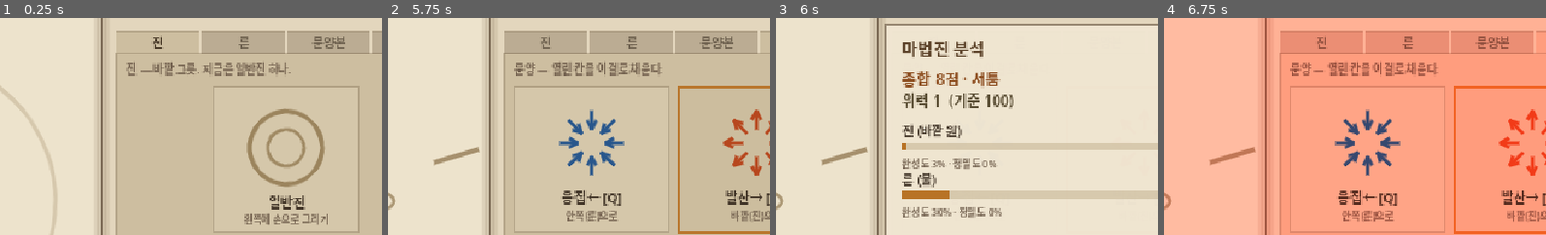
Above: before the commit, frames 1-4 (left to right).
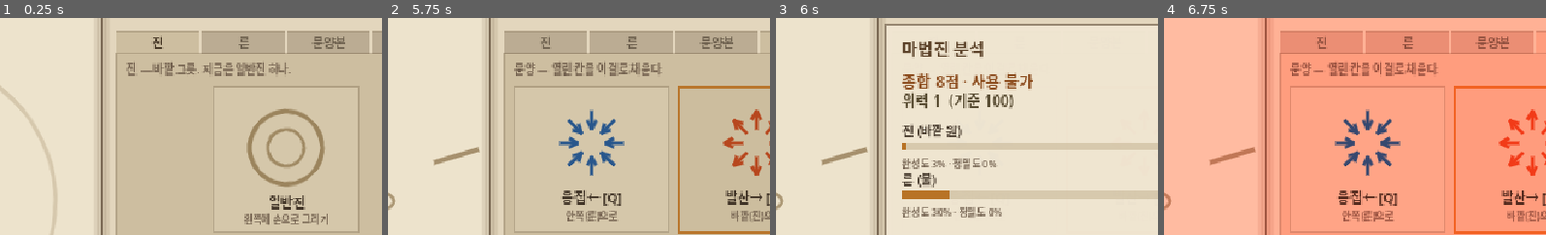
Above: after the commit, the same moments.

Repository: djgnfj-svg/tockbon
Game: Godot game, scene res://tests/test_ring_forge_panel.tscn
Same seed, same stepped clock (60 frames per second), same inputs: the game is played once before the commit and once after it. This scene is started directly instead of the project's main scene.
Inputs (mouse positions are % of the whole screen's width and height, from its top left):
- Up to frame 1 (0.25 s): no input
- Up to frame 2 (5.75 s): tap Enter at 0.5, 2.75, 4.25 s; drag from (26, 45) to (61, 28) at 0.52 s; click "다음 ▶" at 1.25 s; tap Space at 2, 3.5, 4.52 s; drag from (75, 43) to (46, 70) at 2.02 s; move the mouse to (61, 28) at 2.77 s; hold D (move_right) 2.78-3.5 s; hold Ctrl 2.78-3.5 s; drag from (46, 70) to (20, 35) at 3.52 s; move the mouse to (81, 65) at 4.27 s; hold A (move_left) 4.28-5 s; tap Alt at 4.35 s; click "문양 그리기 ▶" at 5 s
- Up to frame 3 (6 s): click "✓ 맺기 (분석)" at 5.75 s
- Up to frame 4 (6.75 s): click "마력 주입" at 6.5 s
The pictures show only the part of the screen within x 37-87%, y 3-53%; the shares and areas given below are measured in that part.

Frames 1-2 are identical in both runs. In frame 3, 1.3% of the frame differs, in the area x 32-68%, y 24-34%; in frame 4, nothing differs.

Commit message:
feat(core): 등급을 펑 기준선과 하나로 — 65 이하=사용 불가 · 100=퍼펙트
세션 23의 등급은 점수가 아무것도 안 하던 시절 숫자(55/75)를 채점기가 따로
쥐고 있어, 「무난」(55~75)이 펑 기준선 0.65를 걸쳤다 — 같은 "무난"이 61점이면
터지고 70점이면 견뎠다. 등급이 거짓말한 게 아니라 진실이 두 개였다.

새 구간(사용자 확정): 65 이하 사용 불가 · 65~75 무난 · 75~85 평타 ·
85~95 괜찮음 · 95~100 완벽 · 100 퍼펙트(금색 ★ 강조).

등급 규칙을 trace_scorer → core/ring_power.gd로 옮겼다. 최하단이 곧 펑
기준선이라, 65를 상수로 베끼면 balance만 바꿨을 때 방금 고친 어긋남이 그대로
재발한다. grade_of는 숫자를 안 보고 is_stable()을 그대로 부른다 — 두 경계는
한 값이지 두 값이 아니다. (채점기는 "얼마나 잘 그렸나"만 잰다.)

퍼펙트(0.995)는 표시 반올림과 묶었다 — 리포트가 round(점수×100)을 찍으므로
이 값이 곧 "화면에 100으로 뜨는 순간"이다. 올리면 100점인데 「완벽」이 된다.
UI는 is_perfect()로 강조 — 이름을 == 비교하면 이름 바뀔 때 조용히 평범해진다.

⚠ 「주입 전 안내 금지」가 완화됐다: 등급이 주입 전에 펑 여부를 알려 주게 되어
사용자에게 물었고 "등급이 알려 줘도 됨"으로 확정. 금지는 명시 문구와 위력
곡선의 평평한 구간에만 남는다.

🔴 새 함정 발견 — GDScript는 static func 안의 const BAL.프로퍼티를 컴파일
타임에 굳힌다. RP.BAL.x를 0.8로 바꿔도 RP.threshold()는 0.65를 돌려준다(같은
인스턴스인데도). 게임엔 무해하나 balance를 흔드는 테스트는 거짓 통과한다 →
대신 0~100점 전 구간을 훑어 「사용 불가」⇔펑이 안 갈라짐을 검증.

검증: 테스트 5종 그린(SCRIPT ERROR 0) · 신규 13항목 · 뮤테이션으로 검출력
증명(세션 23식으로 되돌리면 정확히 2개 실패, 메시지가 그 버그를 재현:
"55.0점에서 등급과 펑 판정이 갈라졌다(등급=무난, 견딤=false)") · 에디터
스샷 양쪽(만점=★퍼펙트★ 위력160 / 38점=사용 불가 위력23).

Co-Authored-By: Claude Opus 4.8 (1M context) <noreply@anthropic.com>
Claude-Session: https://claude.ai/code/session_01SWyySeiu9ahBzdCC7bT2qV

Diff:
--- a/src/core/ring_power.gd
+++ b/src/core/ring_power.gd
@@ -41,7 +41,39 @@
 
 
 ## 기준선(펑/안 펑 경계).
-## ⚠ **주입 전에 이걸 UI로 흘리지 마라** — "65점 넘겨야 함"을 미리 알려 주면 주입이
-## 결과를 확인하는 형식 절차가 된다. 터진 **뒤에** 왜 터졌는지 알려 줄 때만 쓴다.
+## ⚠ 주입 **전에** 이 숫자를 대놓고 띄우진 마라 ("65점 넘겨야 함"). 등급이 경계를 알려 주는
+## 것과 숫자를 알려 주는 건 다르다 — 전자는 사용자가 고른 것이고, 후자는 목표치를 박아
+## 그리기를 **숫자 맞추기**로 만든다. 터진 뒤 이유를 설명할 때 쓴다.
 static func threshold() -> float:
 	return BAL.ring_stability_min
+
+
+## 🔴 종합 점수 → **등급 이름** (2026-07-17 세션 24, 사용자 확정).
+##
+## 왜 여기 있나 (원래 trace_scorer._grade였다): **최하단 경계 = 펑 기준선**이기 때문이다.
+## 세션 23의 등급은 채점기가 따로 쥔 숫자(55/75)라 기준선 0.65와 어긋났고 — 「무난」(55~75)이
+## 경계를 걸쳐 **같은 "무난"이 터지기도 견디기도 했다**(61점=무난인데 펑). 그래서 등급이
+## 65를 자기 상수로 베껴 적는 대신 `is_stable()`을 **그대로 부른다**: 기준선을 balance에서
+## 0.70으로 올리면 「사용 불가」 칸도 저절로 따라 올라간다. 두 경계는 한 값이지 두 값이 아니다.
+##
+## ⚠ 이 등급은 주입 **전에** 보인다 = 펑 여부를 알려 준다. 그래도 되는지 사용자에게 물어
+## 확정받았다("등급이 알려 줘도 됨"). 세션 23의 「주입 전 안내 금지」는 이제 **명시 문구**
+## ("주입하면 터진다")와 **위력 곡선의 평평한 구간**에만 적용된다 — 등급은 예외다.
+static func grade_of(score: float) -> String:
+	if not is_stable(score):
+		return "사용 불가"            # 🔴 기준선과 같은 술어 — 숫자를 베끼지 않는다
+	if score >= BAL.ring_grade_perfect:
+		return "퍼펙트"
+	if score >= BAL.ring_grade_great:
+		return "완벽"
+	if score >= BAL.ring_grade_good:
+		return "괜찮음"
+	if score >= BAL.ring_grade_fair:
+		return "평타"
+	return "무난"
+
+
+## 이 점수가 「퍼펙트」인가 — UI가 특별 대우(색·강조)를 할지 정할 때 쓴다.
+## 이름 문자열을 UI가 == 로 비교하면 이름을 바꾸는 순간 조용히 깨진다.
+static func is_perfect(score: float) -> bool:
+	return score >= BAL.ring_grade_perfect
--- a/src/core/schemas/balance_data.gd
+++ b/src/core/schemas/balance_data.gd
@@ -171,7 +171,10 @@
 # 세션 22까지 total_score는 계산·저장만 되고 **아무도 안 읽었다** — 잘 그리든 막 그리든 마법이 같았다.
 # 규칙 계산은 `src/core/ring_power.gd`가 쥔다 (조립 리포트와 발사가 **같은 값**을 봐야 해서 core에 있다).
 ## 🔴 종합 점수가 **이 값 이하면 펑** — 도안이 날아가고 처음부터 다시 그린다 (잃는 건 시간·정성뿐).
-## 사용자 확정: "65퍼 이하면 터지고". 지금 등급으로는 「거침」(<55)과 「무난」(<75) 사이를 가른다.
+## 사용자 확정: "65퍼 이하면 터지고". 🔴 **등급의 최하단이기도 하다** (세션 24) — 이 값 이하 =
+## 「사용 불가」다. 등급 경계에 65를 따로 적어 두면 이 값만 바꿨을 때 조용히 갈라진다
+## (「무난」인데 터지는 세션 23의 어긋남이 정확히 그거였다). `ring_power.grade_of`가
+## `is_stable`을 그대로 불러서 **두 경계가 한 값**이 되게 한다.
 ## ⚠ **이 값은 위력 곡선에 안 들어간다** — 견디느냐(이 값)와 얼마나 세냐(아래)는 별개 축이다
 @export var ring_stability_min: float = 0.65
 ## 만점(100점) 마법진의 위력 배율
@@ -185,6 +188,21 @@
 ## ⚠ 2.0이 예전 손맛을 보존한다: 66점→0.70배·만점→1.6배로 **기존 실측(2.2배 차이)과 거의 같다**
 @export var ring_power_curve: float = 2.0
 
+# ── 등급 경계 (세션 24, 사용자 확정) ──────────────────────────────────────────────
+# 🔴 **최하단 경계는 여기 없다** — 그건 위 `ring_stability_min`이다 (그 이하 = 「사용 불가」).
+# 아래 넷은 "쓸 수 있는" 마법진 안에서의 칸이다. 등급 이름은 코드(ring_power.gd) — 수치만 여기.
+# 사용자: "65~75가 무난, 75~85가 평타, 85~95가 괜찮은, 95~100이 완벽, 100은 퍼펙트".
+## 「무난」 → 「평타」
+@export var ring_grade_fair: float = 0.75
+## 「평타」 → 「괜찮음」
+@export var ring_grade_good: float = 0.85
+## 「괜찮음」 → 「완벽」
+@export var ring_grade_great: float = 0.95
+## 🔴 「완벽」 → 「퍼펙트」. **0.995인 이유**: 리포트가 점수를 `round(점수×100)`으로 찍으므로
+## 이 값이 곧 "화면에 100으로 뜨는 순간"이다 (사용자 확정: *"화면에 100으로 뜨면 퍼펙트"*).
+## 0.999로 올리면 **100점이라 적어 놓고 완벽**이라는 어긋남이 생긴다 — 표시 반올림과 묶인 값이다
+@export var ring_grade_perfect: float = 0.995
+
 @export_group("경제")
 ## 수리비 = 원본 ink_cost 대비 비율
 @export var repair_cost_frac: float = 0.2
--- a/src/drawing/ring_forge_panel.gd
+++ b/src/drawing/ring_forge_panel.gd
@@ -483,8 +483,16 @@
 	var grade := String(_analysis.get("grade", "?"))
 	_report.draw_string(font, Vector2(14, 26), "마법진 분석",
 		HORIZONTAL_ALIGNMENT_LEFT, -1, 14, TITLE_COLOR)
-	_report.draw_string(font, Vector2(14, 50), "종합 %d점 · %s" % [_pct(total), grade],
-		HORIZONTAL_ALIGNMENT_LEFT, -1, 13, Color(0.55, 0.30, 0.12))
+
+	# 🔴 「퍼펙트」는 눈에 띄게 다르다 (사용자: *"백은 뭔가 달랐으면 좋겠네"*). 금색 · 크게 · ★.
+	# 등급 **이름을 == 비교하지 않는다** — 이름은 바뀔 수 있고, 그때 조용히 평범해진다.
+	var perfect := RingPower.is_perfect(total)
+	if perfect:
+		_report.draw_rect(Rect2(8, 36, w - 16, 22), Color(1.0, 0.86, 0.45, 0.35), true)
+	_report.draw_string(font, Vector2(14, 52),
+		("종합 %d점 · ★ %s ★" if perfect else "종합 %d점 · %s") % [_pct(total), grade],
+		HORIZONTAL_ALIGNMENT_LEFT, -1, 15 if perfect else 13,
+		Color(0.72, 0.48, 0.05) if perfect else Color(0.55, 0.30, 0.12))
 
 	# 🔴 위력 = 이 진이 **버텨 준다면** 낼 힘. 발사와 같은 함수(RingPower)로 뽑는다.
 	# ⚠ **견디는지는 여기서 말하지 않는다** (사용자 확정: "주입을 하면 그때 평가해서 터지게 할 거임 /
--- a/src/drawing/trace_scorer.gd
+++ b/src/drawing/trace_scorer.gd
@@ -15,6 +15,12 @@
 ## Control도 기하도 모른다 — 길이 단위(px)는 바깥이 `set_reference_radius`로 준다.
 ##
 ## 사용: const TraceScorer := preload("res://src/drawing/trace_scorer.gd")
+
+## 🔴 등급 이름은 **여기서 정하지 않는다** (세션 24에 `_grade`를 걷어냈다). 등급의 최하단이
+## 곧 펑 기준선이라, 채점기가 자기 상수로 베껴 적으면 balance의 기준선과 조용히 갈라진다 —
+## 세션 23의 「무난인데 터진다」가 정확히 그 어긋남이었다. core가 한 곳에서 판다.
+## (채점기 = "얼마나 잘 그렸나"만 잰다. "그래서 쓸 수 있나"는 다른 관심사다.)
+const RingPower := preload("res://src/core/ring_power.gd")
 
 ## 🔴 **이 조각을 그리려던 획인가**의 경계 (세션 23에 0.24 → 0.32). 이보다 멀면 다른 조각을
 ## 겨눈 획으로 보고 **통째로 무시**한다 (옆 칸 문양을 그리는 중일 수 있다 — 8칸 고리에서
@@ -222,21 +228,10 @@
 	total = total / float(vals.size()) if not vals.is_empty() else 0.0
 	return {
 		"jin": _scores.get(KEY_JIN, null), "rune": _scores.get(KEY_RUNE, null),
-		"glyphs": glyphs, "total": total, "grade": _grade(total),
+		"glyphs": glyphs, "total": total, "grade": RingPower.grade_of(total),
 	}
 
 
-## 종합 점수 → 등급 이름 (분석 리포트용).
-func _grade(s: float) -> String:
-	if s >= 0.90:
-		return "명인"
-	if s >= 0.75:
-		return "능숙"
-	if s >= 0.55:
-		return "무난"
-	if s >= 0.35:
-		return "거침"
-	return "서툼"
 
 
 func clear() -> void:
--- a/tests/test_ring_design_auto.gd
+++ b/tests/test_ring_design_auto.gd
@@ -37,6 +37,8 @@
 	_test_slot_fill()
 	_test_score_carries()
 	_test_power_rule()
+	_test_grade_bands()
+	_test_grade_follows_threshold()
 
 	if _fails == 0:
 		print("TEST_RING_DESIGN_OK")
@@ -98,6 +100,67 @@
 	_check(RP.power_of(0.0) >= 0.0 and RP.power_of(-1.0) >= 0.0, "위력은 음수가 되지 않는다")
 
 
+## 🔴 등급 구간 (세션 24, 사용자 확정: 65~75 무난 / 75~85 평타 / 85~95 괜찮음 /
+## 95~100 완벽 / 100 퍼펙트 · 65 이하 = 사용 불가).
+func _test_grade_bands() -> void:
+	var RP: GDScript = load("res://src/core/ring_power.gd")
+	_check(RP.grade_of(0.50) == "사용 불가", "50점 = 사용 불가")
+	_check(RP.grade_of(0.65) == "사용 불가", "기준선 정확히 = 사용 불가 ('이하면 터진다'와 같은 경계)")
+	_check(RP.grade_of(0.70) == "무난", "70점 = 무난")
+	_check(RP.grade_of(0.80) == "평타", "80점 = 평타")
+	_check(RP.grade_of(0.90) == "괜찮음", "90점 = 괜찮음")
+	_check(RP.grade_of(0.97) == "완벽", "97점 = 완벽")
+	_check(RP.grade_of(1.0) == "퍼펙트", "만점 = 퍼펙트")
+
+	# 구간 경계는 "이상"이다 — 딱 걸친 점수가 위 칸으로 간다
+	_check(RP.grade_of(0.75) == "평타", "75점은 평타(위 칸)")
+	_check(RP.grade_of(0.85) == "괜찮음", "85점은 괜찮음(위 칸)")
+	_check(RP.grade_of(0.95) == "완벽", "95점은 완벽(위 칸)")
+
+	# 🔴 **퍼펙트 = 화면에 100으로 뜨는 순간** (사용자 확정). 리포트는 round(점수×100)을 찍으므로
+	# 이 둘이 어긋나면 "100점인데 완벽"이라는 어긋남이 눈에 보인다.
+	for i in 60:
+		var s := 0.98 + float(i) * 0.0005          # 98.0% ~ 100.95%
+		var shown := int(round(clampf(s, 0.0, 1.0) * 100.0))
+		if RP.is_perfect(s) != (shown >= 100):
+			_check(false, "퍼펙트와 화면 100이 어긋난다 (%.4f → %d점, perfect=%s)"
+				% [s, shown, RP.is_perfect(s)])
+			return
+	_check(true, "퍼펙트 ⇔ 화면에 100으로 뜬다 (표시 반올림과 묶여 있다)")
+
+
+## 🔴🔴 **「사용 불가」와 「펑」이 정확히 같은 경계다** — 세션 23 어긋남의 회귀 테스트.
+## 그땐 등급이 자기 상수(55/75)를 들고 있어 「무난」(55~75)이 기준선 0.65를 걸쳤다 —
+## **같은 "무난"이 터지기도 견디기도 했다**(61점=무난인데 펑). 등급이 기준선을 베껴 적는 순간
+## 두 경계가 갈라지는데, 0~1 전 구간을 훑어 두 술어가 **한 번도 어긋나지 않음**을 못 박는다.
+##
+## ⚠ **balance를 런타임에 흔드는 방식으론 검증 못 한다** (세션 24에 시도했다가 알아냈다):
+## GDScript는 static func 안의 `const BAL.프로퍼티`를 **컴파일 타임에 굳힌다** — `RP.BAL.x`를
+## 0.8로 바꿔도 `RP.threshold()`는 옛 값을 돌려준다. 게임엔 무해하지만(수치를 런타임에 안 바꾼다)
+## 테스트는 조용히 거짓 통과한다.
+func _test_grade_follows_threshold() -> void:
+	var RP: GDScript = load("res://src/core/ring_power.gd")
+	for i in 201:
+		var s := float(i) / 200.0                       # 0.000 ~ 1.000, 0.5점 간격
+		var unusable: bool = RP.grade_of(s) == "사용 불가"
+		if unusable != (not RP.is_stable(s)):
+			_check(false, "%.1f점에서 등급과 펑 판정이 갈라졌다 (등급=%s, 견딤=%s)"
+				% [s * 100.0, RP.grade_of(s), RP.is_stable(s)])
+			return
+	_check(true, "「사용 불가」 ⇔ 펑 — 0~100점 전 구간에서 경계가 한 번도 안 갈라진다")
+
+	# 등급은 점수에 대해 단조다 — 더 잘 그렸는데 등급이 내려가면 안 된다
+	var order := ["사용 불가", "무난", "평타", "괜찮음", "완벽", "퍼펙트"]
+	var last := -1
+	for i in 101:
+		var idx: int = order.find(RP.grade_of(float(i) / 100.0))
+		if idx < last:
+			_check(false, "%d점에서 등급이 거꾸로 갔다 (%s)" % [i, RP.grade_of(float(i) / 100.0)])
+			return
+		last = idx
+	_check(last == order.size() - 1, "0→100점을 훑으면 등급이 순서대로 올라 퍼펙트로 끝난다")
+
+
 ## 기본 2방 문양본에 발산 하나 채운 assembly (rune=불).
 func _sample_assembly() -> Dictionary:
 	# 8칸: 칸0=발산(1), 칸2=응집(0), 나머지 빈칸(-1). 열린 칸 = [0, 2]
Not shown, changed: CLAUDE.md
Not shown, changed: docs/STATUS.md
